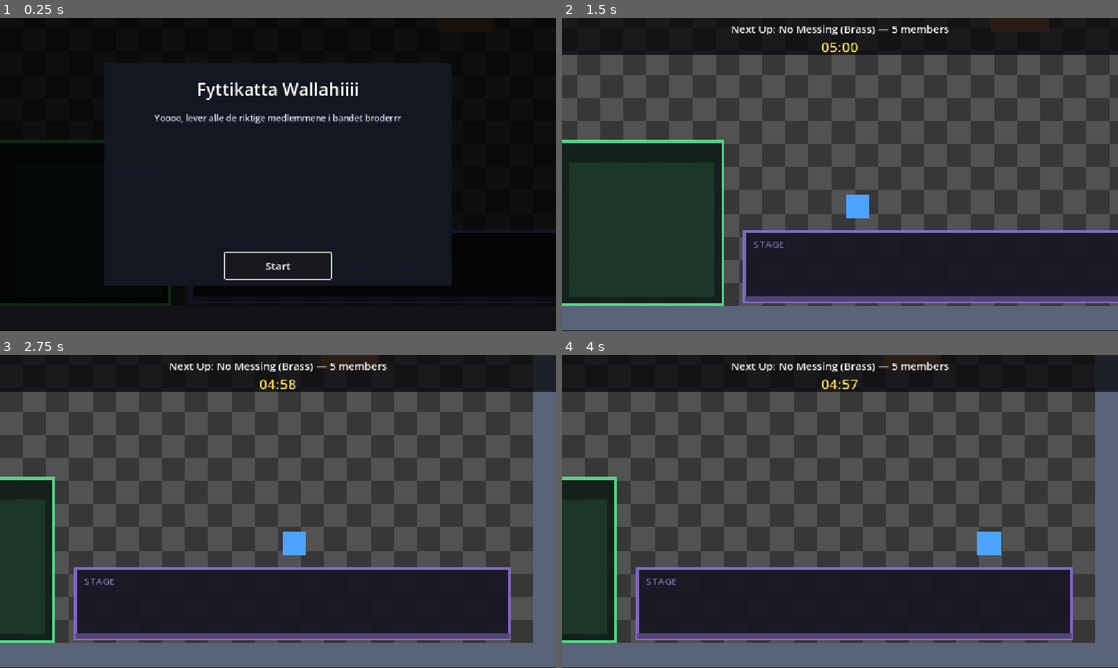
Above: before the commit, frames 1-4 (two rows, left to right).
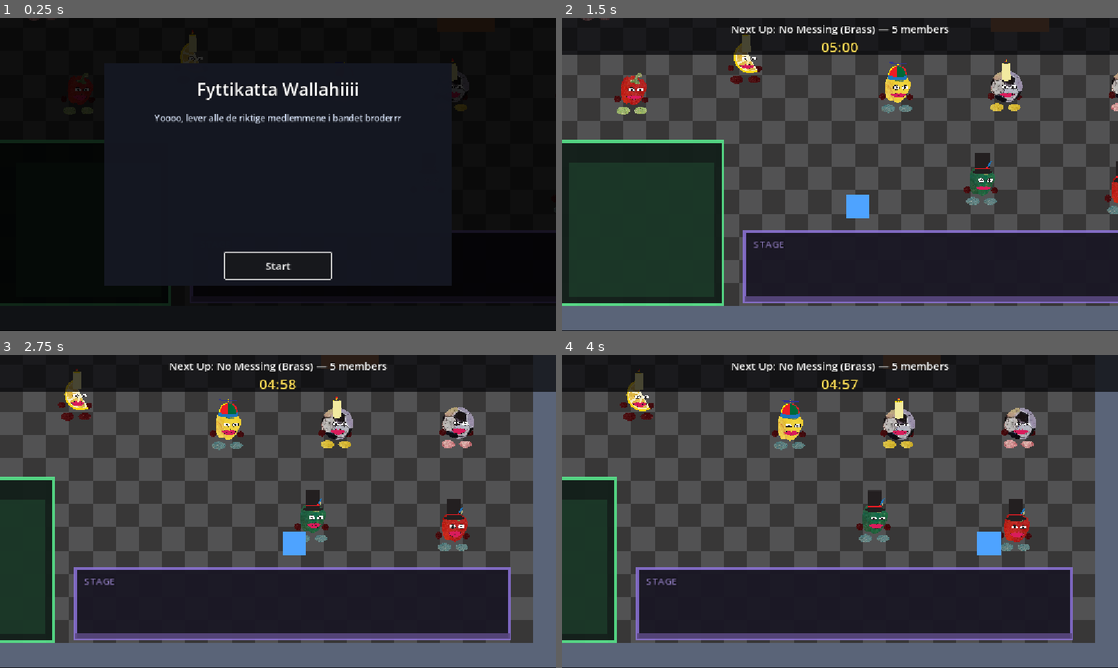
Above: after the commit, the same moments.

Repository: hexahigh/cool-game-project
Game: Godot game, scene res://scenes/main.tscn
Two runs of this game, one before a commit and one after it. Both use one fixed random seed, a clock stepped at 60 frames per second and the inputs below.
Inputs (mouse positions are in pixels of both pictures, inside the frame that each line leads up to):
- Up to frame 1 (0.25 s): no input
- Up to frame 2 (1.5 s): click "Start" at 0.5 s; tap Enter at 1.25 s; move the mouse to (962, 158) at 1.27 s; hold D (move_right) from 1.28 s (still down); click (962, 158) at 1.42 s
- Up to frame 3 (2.75 s): release D (move_right) at 2 s; drag from (166, 527) to (250, 574) at 2.02 s
- Up to frame 4 (4 s): move the mouse to (895, 442) at 2.77 s; hold D (move_right) 2.78-3.5 s; drag from (812, 574) to (673, 464) at 3.52 s

The runs differ from the first frame. In frame 1, 0.4% of the frame differs, in the area x 5-85%, y 0-31%; in frame 2, 2.8%; in frame 3, 3.1%; in frame 4, 3.1%, in the area x 10-86%, y 4-63%.

Commit message:
Update reset animation

Diff:
--- a/entities/band_member.tscn
+++ b/entities/band_member.tscn
@@ -28,7 +28,7 @@
 tracks/1/loop_wrap = true
 tracks/1/keys = {
 "handle_modes": PackedInt32Array(0),
-"points": PackedFloat32Array(-13.999996, -0.25, 0, 0.25, 0),
+"points": PackedFloat32Array(-13.999996, -0.25, 0, 0.2, -0.05273056),
 "times": PackedFloat32Array(0)
 }
 tracks/2/type = "bezier"
@@ -111,188 +111,23 @@
 tracks/9/type = "bezier"
 tracks/9/imported = false
 tracks/9/enabled = true
-tracks/9/path = NodePath("body/accessory:position:x")
+tracks/9/path = NodePath("body/eyes:scale:x")
 tracks/9/interp = 1
 tracks/9/loop_wrap = true
 tracks/9/keys = {
 "handle_modes": PackedInt32Array(0),
-"points": PackedFloat32Array(155.55554, -0.25, 0, 0.25, 0),
+"points": PackedFloat32Array(1, -0.25, 0, 0.25, 0),
 "times": PackedFloat32Array(0)
 }
 tracks/10/type = "bezier"
 tracks/10/imported = false
 tracks/10/enabled = true
-tracks/10/path = NodePath("body/accessory:position:y")
+tracks/10/path = NodePath("body/eyes:scale:y")
 tracks/10/interp = 1
 tracks/10/loop_wrap = true
 tracks/10/keys = {
 "handle_modes": PackedInt32Array(0),
-"points": PackedFloat32Array(-600, -0.25, 0, 0.25, 0),
-"times": PackedFloat32Array(0)
-}
-tracks/11/type = "bezier"
-tracks/11/imported = false
-tracks/11/enabled = true
-tracks/11/path = NodePath("body/accessory:rotation")
-tracks/11/interp = 1
-tracks/11/loop_wrap = true
-tracks/11/keys = {
-"handle_modes": PackedInt32Array(0),
-"points": PackedFloat32Array(0, -0.25, 0, 0.25, 0),
-"times": PackedFloat32Array(0)
-}
-tracks/12/type = "bezier"
-tracks/12/imported = false
-tracks/12/enabled = true
-tracks/12/path = NodePath(".:position:x")
-tracks/12/interp = 1
-tracks/12/loop_wrap = true
-tracks/12/keys = {
-"handle_modes": PackedInt32Array(0),
-"points": PackedFloat32Array(0, -0.25, 0, 0.25, 0),
-"times": PackedFloat32Array(0)
-}
-tracks/13/type = "bezier"
-tracks/13/imported = false
-tracks/13/enabled = true
-tracks/13/path = NodePath(".:position:y")
-tracks/13/interp = 1
-tracks/13/loop_wrap = true
-tracks/13/keys = {
-"handle_modes": PackedInt32Array(0),
-"points": PackedFloat32Array(0, -0.25, 0, 0.25, 0),
-"times": PackedFloat32Array(0)
-}
-tracks/14/type = "bezier"
-tracks/14/imported = false
-tracks/14/enabled = true
-tracks/14/path = NodePath(".:rotation")
-tracks/14/interp = 1
-tracks/14/loop_wrap = true
-tracks/14/keys = {
-"handle_modes": PackedInt32Array(0),
-"points": PackedFloat32Array(0, -0.25, 0, 0.25, 0),
-"times": PackedFloat32Array(0)
-}
-tracks/15/type = "bezier"
-tracks/15/imported = false
-tracks/15/enabled = true
-tracks/15/path = NodePath("body/eyes:position:x")
-tracks/15/interp = 1
-tracks/15/loop_wrap = true
-tracks/15/keys = {
-"handle_modes": PackedInt32Array(0),
-"points": PackedFloat32Array(244.44446, -0.25, 0, 0.25, 0),
-"times": PackedFloat32Array(0)
-}
-tracks/16/type = "bezier"
-tracks/16/imported = false
-tracks/16/enabled = true
-tracks/16/path = NodePath("body/eyes:position:y")
-tracks/16/interp = 1
-tracks/16/loop_wrap = true
-tracks/16/keys = {
-"handle_modes": PackedInt32Array(0),
-"points": PackedFloat32Array(-333.33337, -0.25, 0, 0.25, 0),
-"times": PackedFloat32Array(0)
-}
-tracks/17/type = "bezier"
-tracks/17/imported = false
-tracks/17/enabled = true
-tracks/17/path = NodePath("body/eyes:rotation")
-tracks/17/interp = 1
-tracks/17/loop_wrap = true
-tracks/17/keys = {
-"handle_modes": PackedInt32Array(0),
-"points": PackedFloat32Array(0, -0.25, 0, 0.25, 0),
-"times": PackedFloat32Array(0)
-}
-tracks/18/type = "bezier"
-tracks/18/imported = false
-tracks/18/enabled = true
-tracks/18/path = NodePath("body/eyes:scale:x")
-tracks/18/interp = 1
-tracks/18/loop_wrap = true
-tracks/18/keys = {
-"handle_modes": PackedInt32Array(0),
-"points": PackedFloat32Array(0, -0.25, 0, 0.25, 0),
-"times": PackedFloat32Array(0)
-}
-tracks/19/type = "bezier"
-tracks/19/imported = false
-tracks/19/enabled = true
-tracks/19/path = NodePath("body/eyes:scale:y")
-tracks/19/interp = 1
-tracks/19/loop_wrap = true
-tracks/19/keys = {
-"handle_modes": PackedInt32Array(0),
-"points": PackedFloat32Array(0, -0.25, 0, 0.25, 0),
-"times": PackedFloat32Array(0)
-}
-tracks/20/type = "bezier"
-tracks/20/imported = false
-tracks/20/enabled = true
-tracks/20/path = NodePath(".:scale:x")
-tracks/20/interp = 1
-tracks/20/loop_wrap = true
-tracks/20/keys = {
-"handle_modes": PackedInt32Array(0),
-"points": PackedFloat32Array(0, -0.25, 0, 0.25, 0),
-"times": PackedFloat32Array(0)
-}
-tracks/21/type = "bezier"
-tracks/21/imported = false
-tracks/21/enabled = true
-tracks/21/path = NodePath(".:scale:y")
-tracks/21/interp = 1
-tracks/21/loop_wrap = true
-tracks/21/keys = {
-"handle_modes": PackedInt32Array(0),
-"points": PackedFloat32Array(0, -0.25, 0, 0.25, 0),
-"times": PackedFloat32Array(0)
-}
-tracks/22/type = "bezier"
-tracks/22/imported = false
-tracks/22/enabled = true
-tracks/22/path = NodePath("body:scale:x")
-tracks/22/interp = 1
-tracks/22/loop_wrap = true
-tracks/22/keys = {
-"handle_modes": PackedInt32Array(0),
-"points": PackedFloat32Array(0.045, -0.25, 0, 0.25, 0),
-"times": PackedFloat32Array(0)
-}
-tracks/23/type = "bezier"
-tracks/23/imported = false
-tracks/23/enabled = true
-tracks/23/path = NodePath("body:scale:y")
-tracks/23/interp = 1
-tracks/23/loop_wrap = true
-tracks/23/keys = {
-"handle_modes": PackedInt32Array(0),
-"points": PackedFloat32Array(0.045, -0.25, 0, 0.25, 0),
-"times": PackedFloat32Array(0)
-}
-tracks/24/type = "bezier"
-tracks/24/imported = false
-tracks/24/enabled = true
-tracks/24/path = NodePath("body/accessory:scale:x")
-tracks/24/interp = 1
-tracks/24/loop_wrap = true
-tracks/24/keys = {
-"handle_modes": PackedInt32Array(0),
-"points": PackedFloat32Array(0.6302084, -0.25, 0, 0.25, 0),
-"times": PackedFloat32Array(0)
-}
-tracks/25/type = "bezier"
-tracks/25/imported = false
-tracks/25/enabled = true
-tracks/25/path = NodePath("body/accessory:scale:y")
-tracks/25/interp = 1
-tracks/25/loop_wrap = true
-tracks/25/keys = {
-"handle_modes": PackedInt32Array(0),
-"points": PackedFloat32Array(0.71701396, -0.25, 0, 0.25, 0),
+"points": PackedFloat32Array(1, -0.25, 0, 0.25, 0),
 "times": PackedFloat32Array(0)
 }
 
@@ -1288,7 +1123,7 @@
 }
 
 [node name="BandMember" type="Node2D" unique_id=1355637323]
-scale = Vector2(1e-05, 1e-05)
+rotation = 6.2831855
 
 [node name="right_foot" type="Sprite2D" parent="." unique_id=1324611511]
 position = Vector2(2.9999995, -3.0000002)
@@ -1312,7 +1147,6 @@
 
 [node name="eyes" type="Sprite2D" parent="body" unique_id=740870741]
 position = Vector2(244.44446, -333.33337)
-scale = Vector2(1e-05, 1e-05)
 texture = ExtResource("3_amg7d")
 
 [node name="accessory" type="Sprite2D" parent="body" unique_id=644283547]
